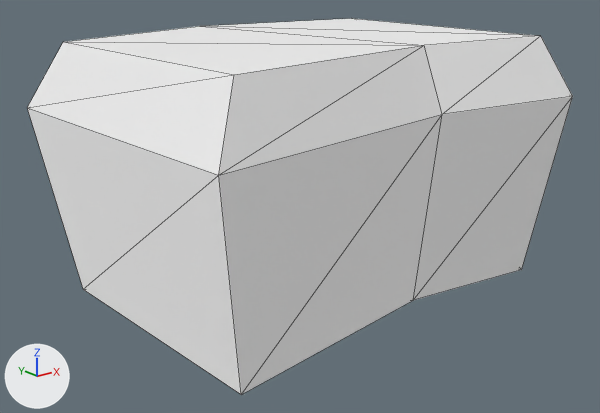
The glTF model Assets/Models/Environment/Rocks/Rock_Type6_04.glb as it was, and as the next commit left it.
Before and after are seen from a 50 mm camera at (-0.944, -1.17, 0.58) aimed at (-0.063, -0.069, 0.14). Arrows for +X, +Y and +Z are at lower left; the lights stay in place. Mesh edges are drawn as thin lines. Where no turn or scale is listed for an object, it has been applied to the vertices.

The older version as bpy lines, for what is in view:
```python
mat_color2 = principled_material('color2')
mat_color2.base_color = (1.0, 1.0, 1.0)  # white #ffffff
mat_color2.metallic = 1.0
mat_color2.roughness = 1.0
me_plane_004 = bpy.data.meshes.new('Plane.004')
me_plane_004.from_pydata(...)  # 18 vertices, 32 faces; spans x -0.447..0.348, y -0.382..0.283, z -0.001..0.432
me_plane_004.materials.append(mat_color2)  # white #ffffff
ob_rock_type6_04_mesh = bpy.data.objects.new('Rock Type6 04 mesh', me_plane_004)
ob_rock_type6_04_mesh.location = (0.0, 0.0, 0.0)
```
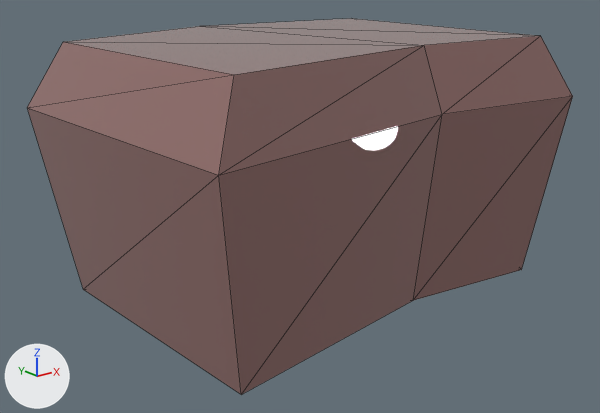
Patch to the scene script:
```diff
--- a/Assets/Models/Environment/Rocks/Rock_Type6_04.glb.py
+++ b/Assets/Models/Environment/Rocks/Rock_Type6_04.glb.py
@@ img_colorsheet_rock_orange @@
+img_colorsheet_rock_orange = load_image('Colorsheet Rock orange', '_unpacked/Colorsheet_Rock_orange', 8, 8, 'sRGB')
@@ mat_color2 @@
 mat_color2 = principled_material('color2')
-mat_color2.base_color = (1.0, 1.0, 1.0)  # white #ffffff
-mat_color2.metallic = 1.0
-mat_color2.roughness = 1.0
+mat_color2.texture = img_colorsheet_rock_orange
+mat_color2.roughness = 0.0
```

Changed parts and their boxes (x1, y1, x2, y2) in the pictures (600 x 413 px):
'Rock Type6 04 mesh', surface changed (grey to brown): (27, 18, 573, 395) in both
